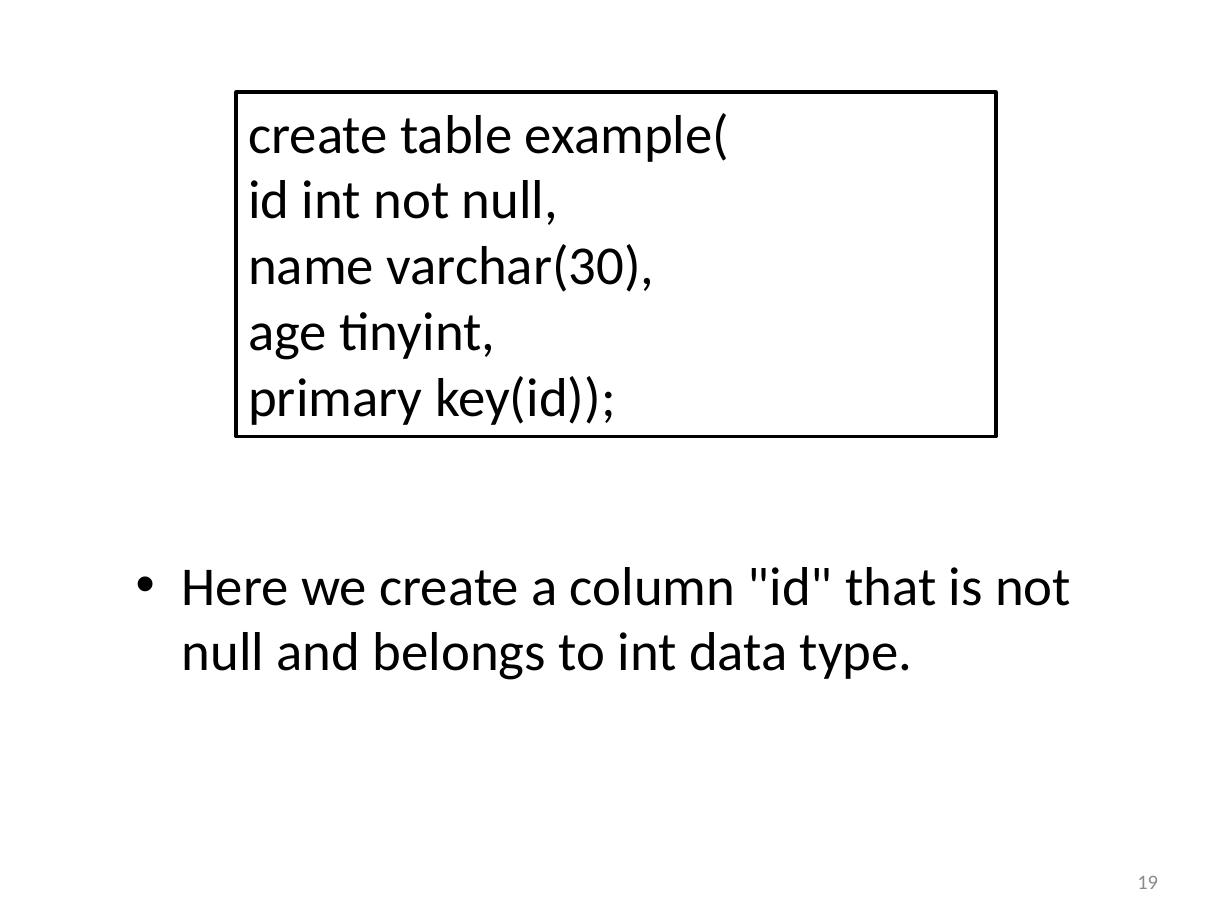
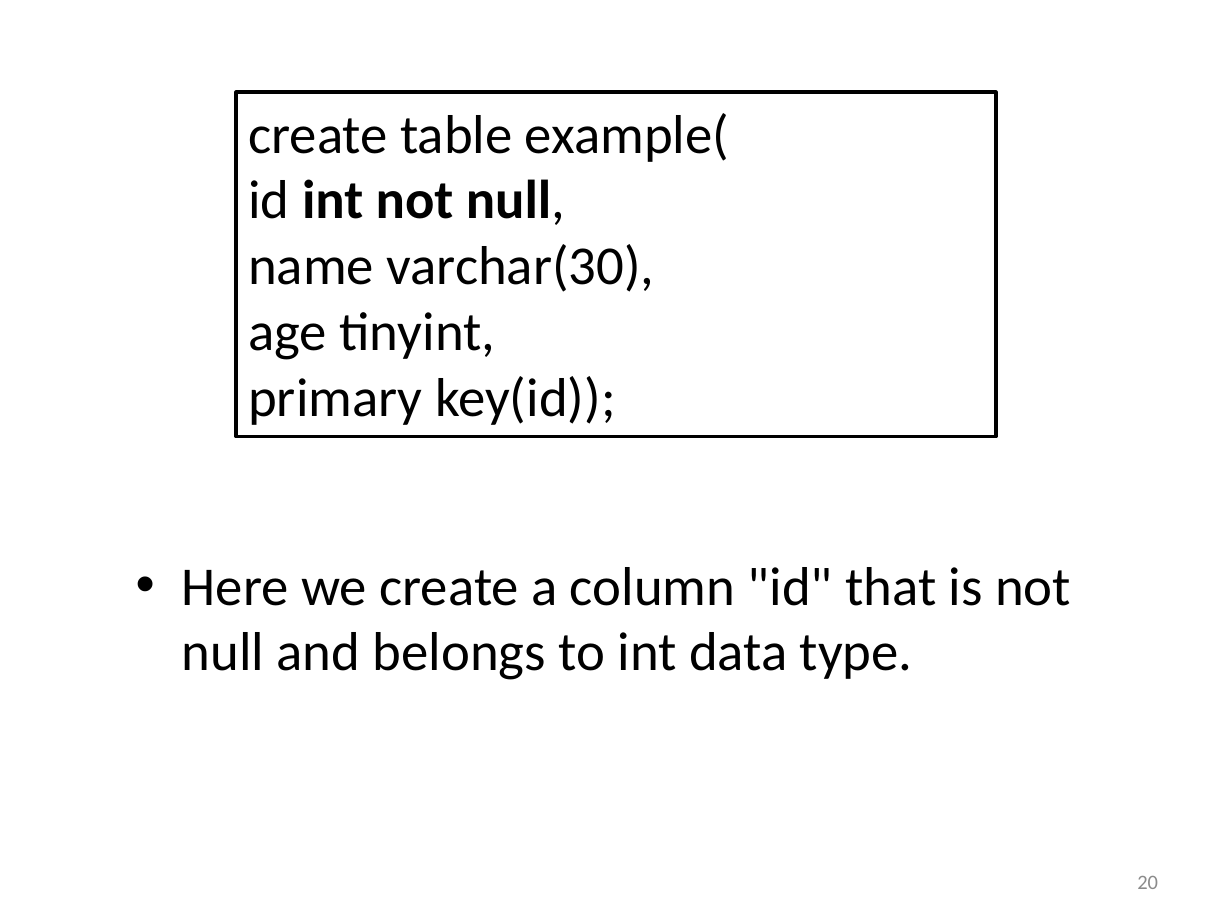
Before and after one commit to cniedotus/Python_scrape, a slide deck: slide 20 of Python Tutorial.pptx (slide 19 before the commit). Drawn at 1232x924 pixels with LibreOffice and Linux fonts; fonts in the diff are those of the drawing. Boxes give left, top, right and bottom in pixels: in the first picture for what was removed or moved away, otherwise in the second. Text is boxed around its words. In the diff, an @@ line names an element or a change of style, - is before the commit and + after.

```diff
--- a/Python Tutorial.pptx
+++ b/Python Tutorial.pptx
@@ text in rectangle at bbox=[248, 179, 566, 225]: bold on in "int not null," @@
@@ page number at bbox=[1137, 876, 1158, 889]: text changed @@
-19
+20
```
Also in this commit, not shown: 2 other slides changed, 3 slides added, 1 slide removed, 6 other files.
